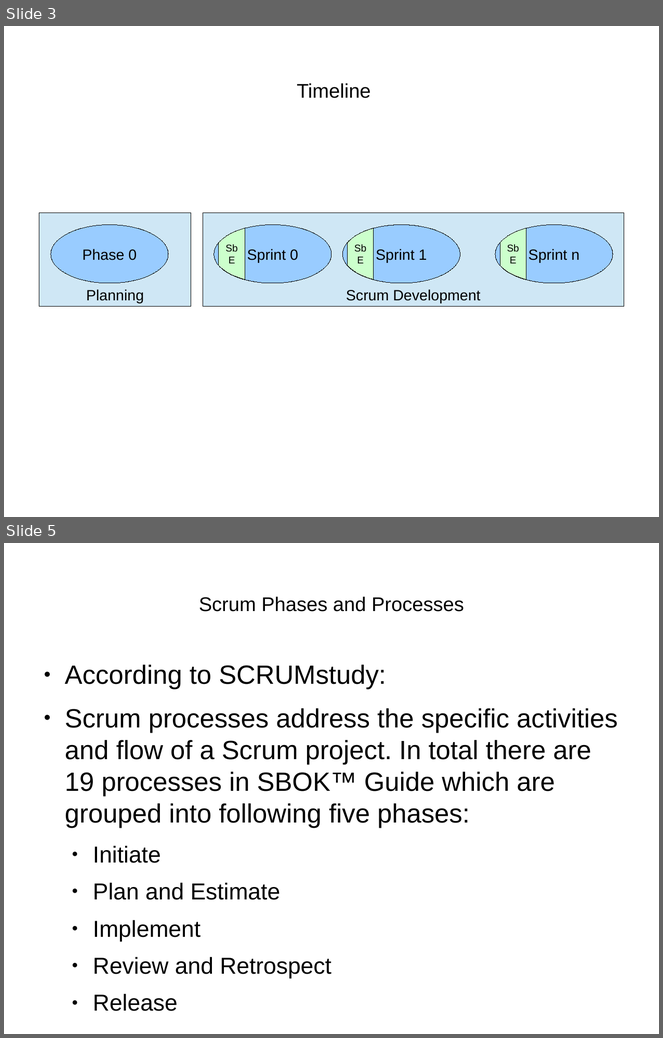
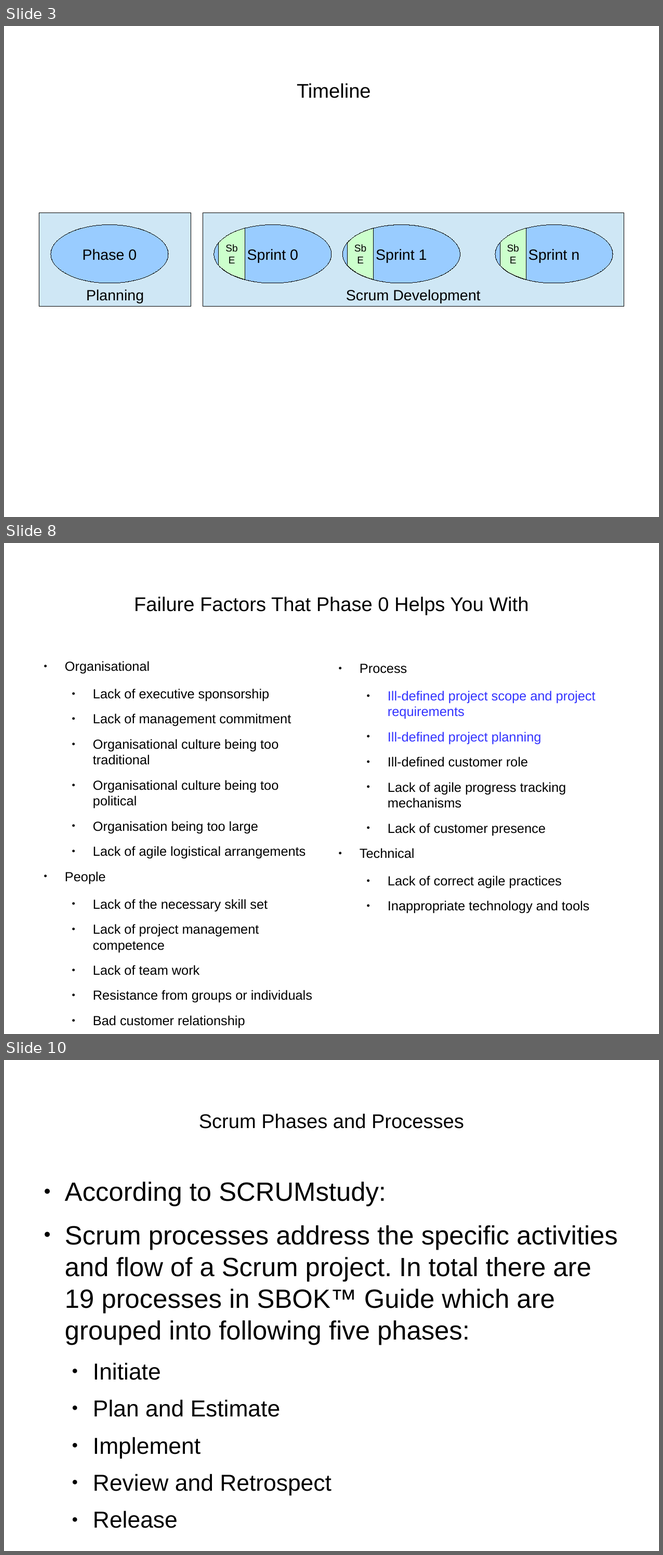
Before and after one commit to henrikarro/uu, a slide deck: 1DL251/project/requirements-presentation.odp. Shown one above the other, each under a label of ours: slides 3 and 5 before the commit, slides 3, 8 and 10 after it; the slides between them are not shown. The pictures are 663x1038 and 663x1555 pixels, drawn with LibreOffice and Linux fonts; fonts in the diff are those of the drawing. Boxes give left, top, right and bottom in pixels: in the first picture for what was removed or moved away, otherwise in the second. Text is boxed around its words. In the diff, an @@ line names an element or a change of style, - is before the commit and + after.

Commit message:
Added some slides to requirements-presentation.odp

```diff
--- a/1DL251/project/requirements-presentation.odp
+++ b/1DL251/project/requirements-presentation.odp
@@ slide 8 added at box(4, 543, 659, 1034), background #FFFFFF @@
@@ title added at box(134, 597, 529, 615), 24 pt, text #000000 @@
+Failure Factors That Phase 0 Helps You With
@@ text added at box(65, 661, 312, 1028), 16 pt, text #000000 @@
+● Organisational
+  ● Lack of executive sponsorship
+  ● Lack of management commitment
+  ● Organisational culture being too traditional
+  ● Organisational culture being too political
+  ● Organisation being too large
+  ● Lack of agile logistical arrangements
+● People
+  ● Lack of the necessary skill set
+  ● Lack of project management competence
+  ● Lack of team work
+  ● Resistance from groups or individuals
+  ● Bad customer relationship
@@ text added at box(360, 664, 590, 914), 16 pt, text #000000 @@
+● Process
+  ● Ill-defined project scope and project requirements
+  ● Ill-defined project planning
+  ● Ill-defined customer role
+  ● Lack of agile progress tracking mechanisms
+  ● Lack of customer presence
+● Technical
+  ● Lack of correct agile practices
+  ● Inappropriate technology and tools
@@ what was slide 5 is now slide 10 @@
```
Also in this commit, not shown: 1 slide changed, 10 other slides added, 3 slides removed, 1 other file.
